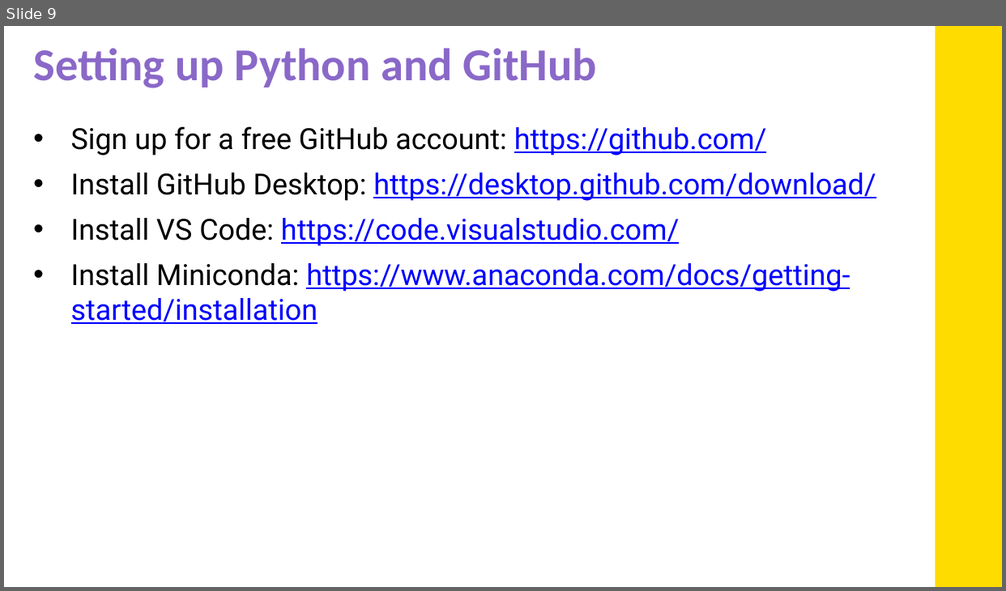
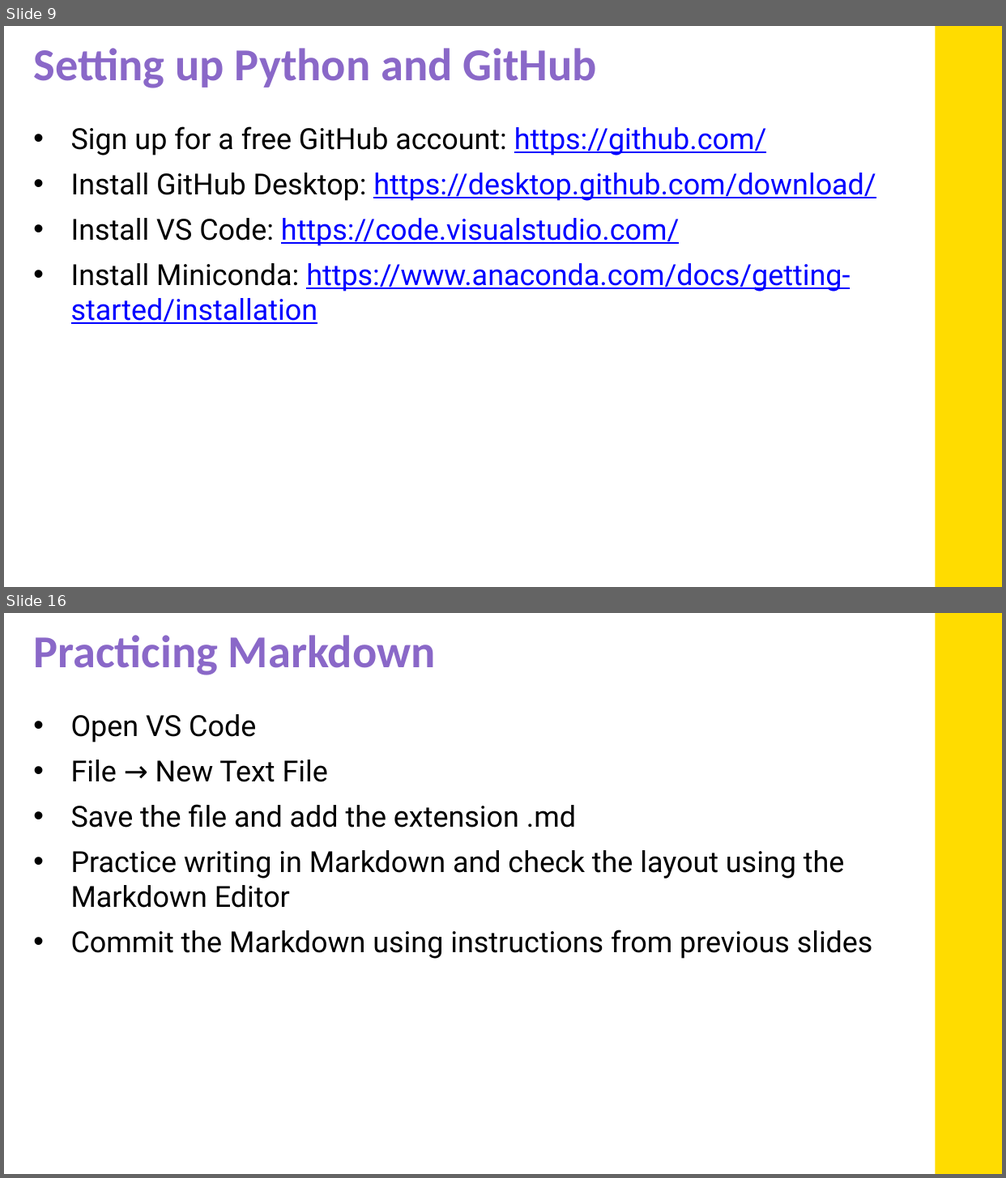
Before and after one commit to mithebell/PHYS3116_2026T3, a slide deck: Week 1/wk1_PHYS3116_2026T3_spotted_python_slides.pptx. Shown one above the other, each under a label of ours: slide 9 before the commit, slides 9 and 16 after it; the slides between them are not shown. The pictures are 1006x591 and 1006x1178 pixels, drawn with LibreOffice and Linux fonts; fonts in the diff are those of the drawing; background and template pictures are left out. Boxes give left, top, right and bottom in pixels: in the first picture for what was removed or moved away, otherwise in the second. Text is boxed around its words. In the diff, an @@ line names an element or a change of style, - is before the commit and + after.

```diff
--- a/Week 1/wk1_PHYS3116_2026T3_spotted_python_slides.pptx
+++ b/Week 1/wk1_PHYS3116_2026T3_spotted_python_slides.pptx
@@ slide 16 added at box(4, 613, 1002, 1174), background #FFFFFF; not listed: 1 template element that a slide beside it also shows @@
@@ title added at box(33, 635, 436, 675), 44 pt, text #8A68C8, bold @@
+Practicing Markdown
@@ text added at box(71, 714, 873, 959), 28 pt, text #000000 @@
+• Open VS Code
+• File → New Text File
+• Save the file and add the extension .md
+• Practice writing in Markdown and check the layout using the Markdown Editor
+• Commit the Markdown using instructions from previous slides
```
Also in this commit, not shown: 3 slides changed, 3 other slides added, 3 slides removed, 2 other files.
